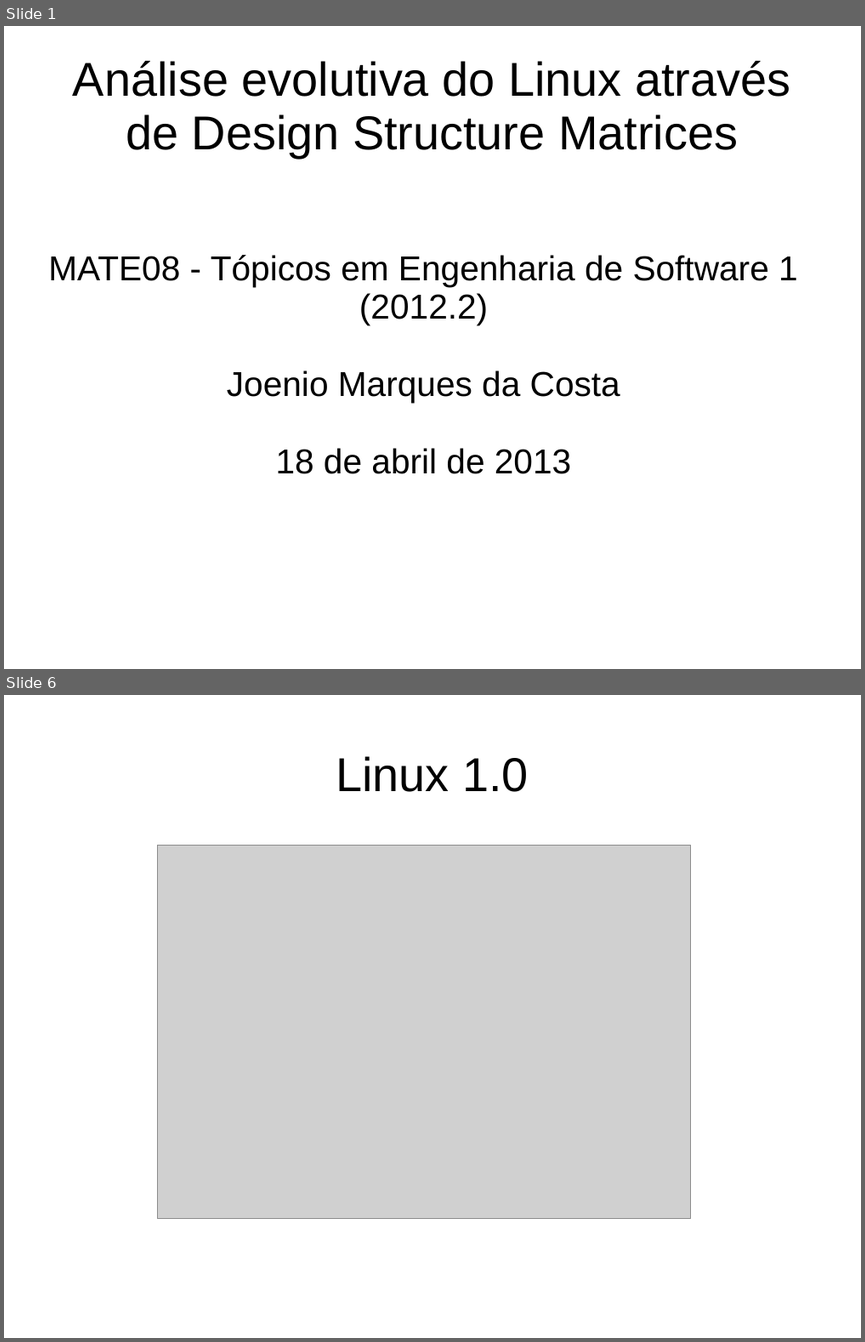
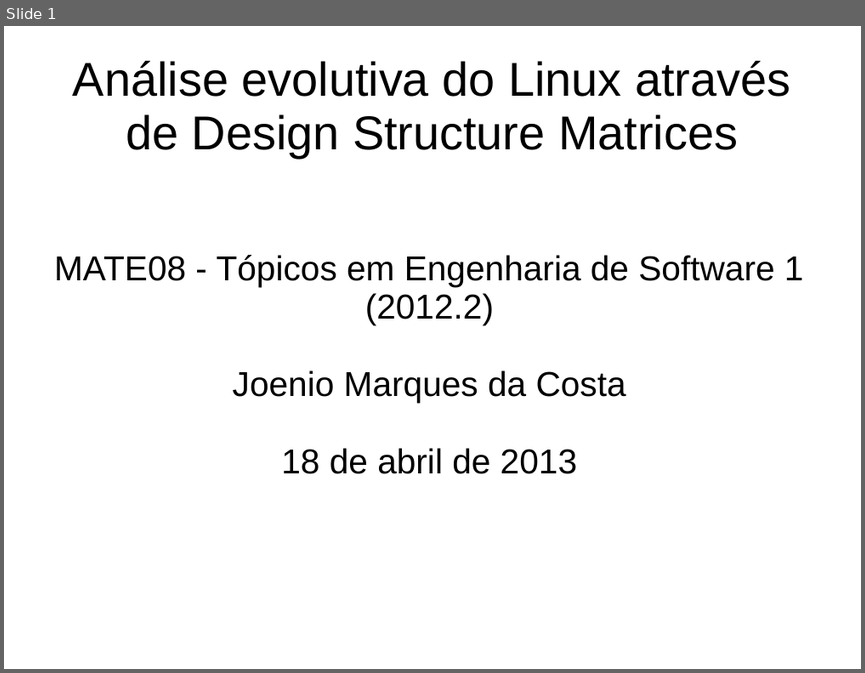
Before and after one commit to joenio/mestrado-ufba, a slide deck: MAT08/Trabalho/Relatorio/slides.ppt. Shown one above the other, each under a label of ours: slides 1 and 6 before the commit, slide 1 after it; the slides between them are not shown. The pictures are 865x1342 and 865x673 pixels, drawn with LibreOffice and Linux fonts; fonts in the diff are those of the drawing; grey boxes stand for pictures. Boxes give left, top, right and bottom in pixels: in the first picture for what was removed or moved away, otherwise in the second. Text is boxed around its words. In the diff, an @@ line names an element or a change of style, - is before the commit and + after.

```diff
--- a/MAT08/Trabalho/Relatorio/slides.ppt
+++ b/MAT08/Trabalho/Relatorio/slides.ppt
@@ slide 6 removed at [4,695,861,1338], background #FFFFFF @@
@@ title removed at [336,756,528,792] @@
-Linux 1.0
@@ picture removed at [158,845,691,1219] @@
@@ slide 1 changed as well @@
@@ subtitle "MATE08 - Tópicos em Engenharia ..." at [54,255,804,474]: indent changed @@
```
Also in this commit, not shown: 9 slides added, 8 other slides removed, 5 other files.
